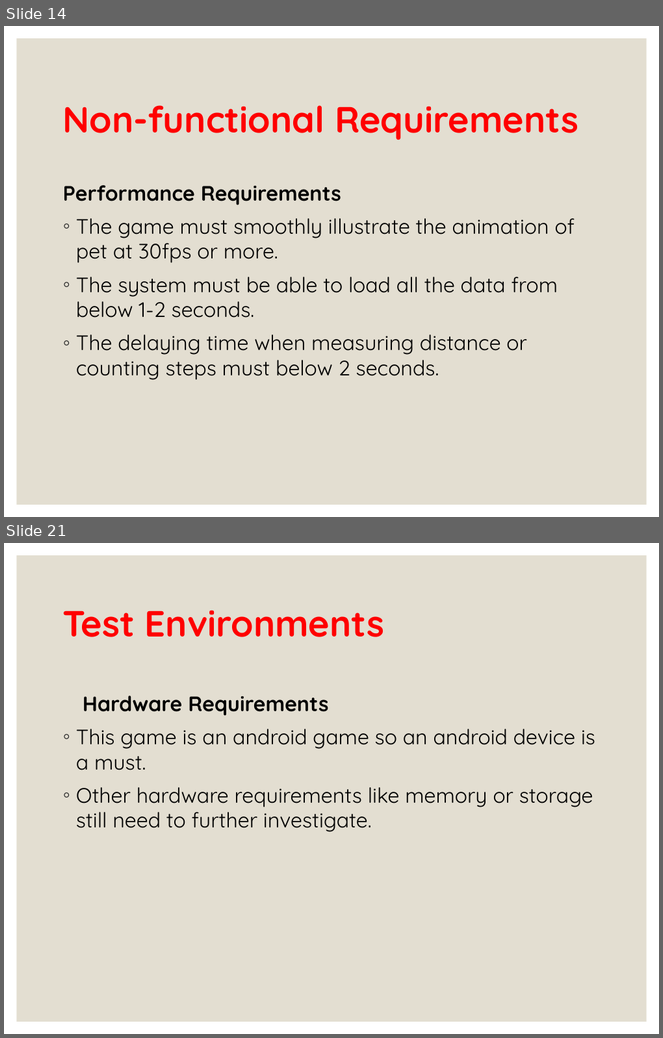
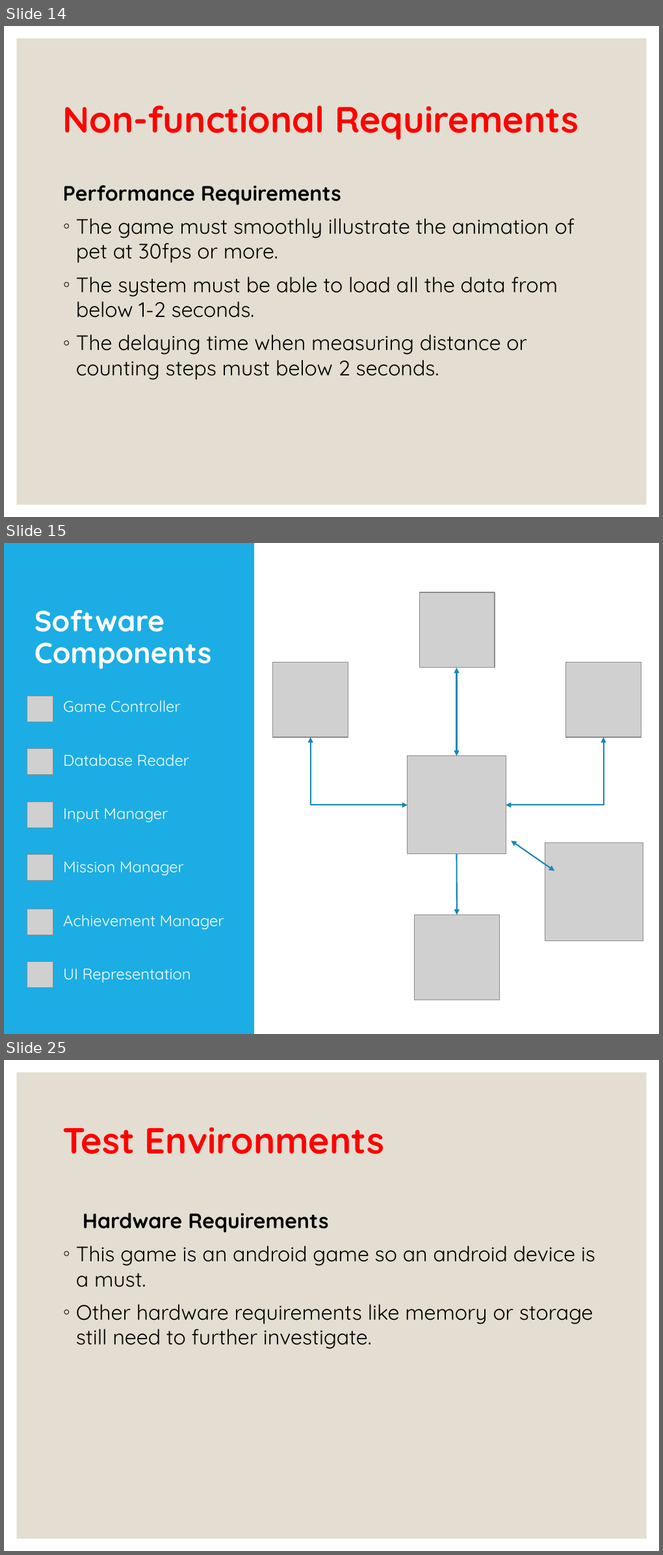
Before and after one commit to ldbach-apcs/cs300-assignment1, a slide deck: doc/D&J.pptx. Shown one above the other, each under a label of ours: slides 14 and 21 before the commit, slides 14, 15 and 25 after it; the slides between them are not shown. The pictures are 663x1038 and 663x1555 pixels, drawn with LibreOffice and Linux fonts; fonts in the diff are those of the drawing; grey boxes stand for pictures. Boxes give left, top, right and bottom in pixels: in the first picture for what was removed or moved away, otherwise in the second. Text is boxed around its words. In the diff, an @@ line names an element or a change of style, - is before the commit and + after.

```diff
--- a/doc/D&J.pptx
+++ b/doc/D&J.pptx
@@ slide 15 added at bbox=[4, 543, 659, 1034], background #FFFFFF; not listed: 1 template element that a slide beside it also shows @@
@@ rectangle added at bbox=[4, 543, 254, 1034], fill #1CADE4 @@
@@ rectangle added at bbox=[254, 543, 659, 1034], fill #FFFFFF @@
@@ picture added at bbox=[419, 592, 495, 668] @@
@@ title added at bbox=[35, 610, 212, 669], 32 pt, text #FFFFFF, bold @@
+Software Components
@@ picture added at bbox=[272, 662, 348, 737] @@
@@ double arrow added from (457, 668) to (457, 756), #1688B6 1.5 pt @@
@@ picture added at bbox=[566, 662, 642, 737] @@
@@ picture added at bbox=[27, 696, 53, 722] @@
@@ text added at bbox=[63, 700, 224, 983], 17 pt, text #FFFFFF @@
+Game Controller
+Database Reader
+Input Manager
+Mission Manager
+Achievement Manager
+UI Representation
@@ elbow double arrow added from (311, 737) to (408, 805), #1586B3 1.5 pt @@
@@ elbow double arrow added from (506, 805) to (603, 737), #1586B3 1.5 pt @@
@@ picture added at bbox=[27, 749, 53, 775] @@
@@ picture added at bbox=[408, 756, 506, 854] @@
@@ picture added at bbox=[27, 802, 53, 828] @@
@@ picture added at bbox=[27, 854, 53, 880] @@
@@ arrow added from (457, 854) to (457, 915), #1586B3 1.5 pt @@
@@ double arrow added from (555, 871) to (511, 841), #1688B6 1.5 pt @@
@@ picture added at bbox=[545, 843, 644, 941] @@
@@ picture added at bbox=[27, 909, 53, 936] @@
@@ picture added at bbox=[414, 915, 499, 1001] @@
@@ picture added at bbox=[27, 962, 53, 988] @@
@@ what was slide 21 is now slide 25 @@
```
Also in this commit, not shown: 4 slides changed, 10 other slides added, 5 slides removed.
